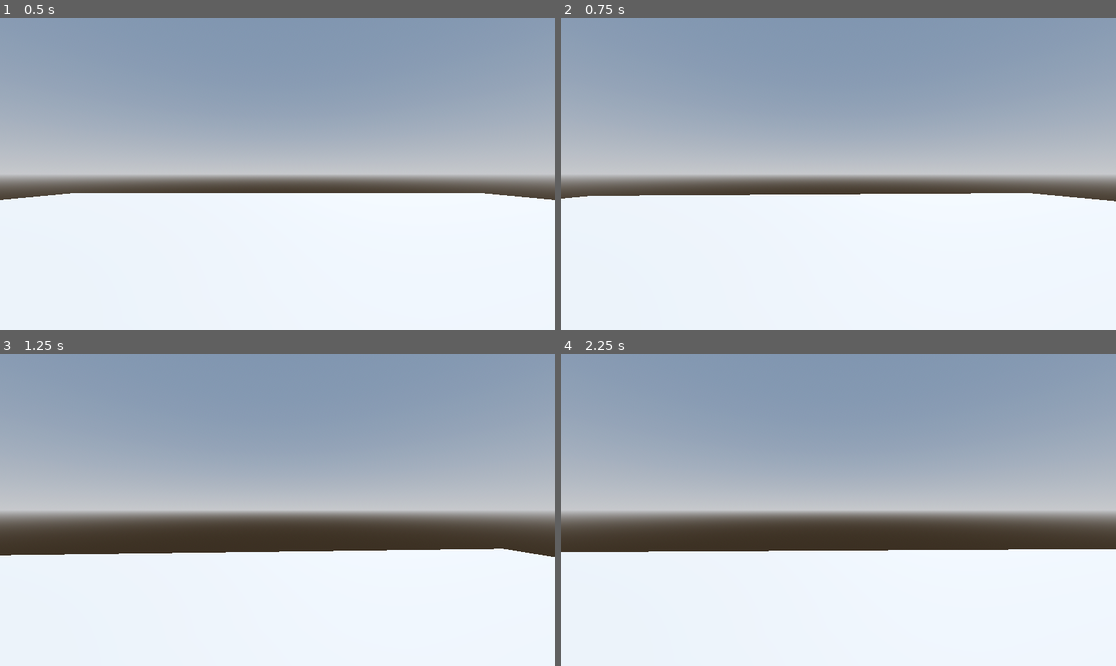
Above: before the commit, frames 1-4 (two rows, left to right).
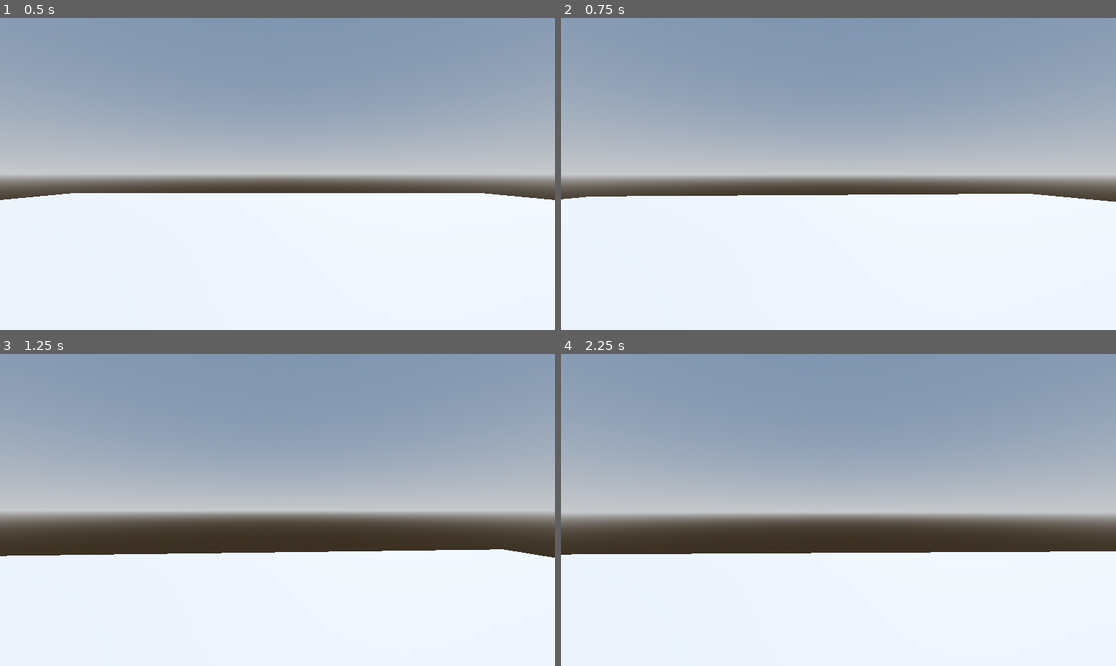
Above: after the commit, the same moments.

Repository: roryemagee1/myseum-two
Game: Godot game, scene res://Levels/over_world.tscn
Same seed, same stepped clock (60 frames per second), same inputs: the game is played once before the commit and once after it.
Inputs (mouse positions are in pixels of both pictures, inside the frame that each line leads up to):
- Up to frame 1 (0.5 s): no input
- Up to frame 2 (0.75 s): tap Enter at 0.5 s; move the mouse to (866, 174) at 0.52 s; hold W (move_forward) from 0.53 s (still down)
- Up to frame 3 (1.25 s): keep holding W (move_forward); tap Space (jump) at 0.77 s
- Up to frame 4 (2.25 s): keep holding W (move_forward); move the mouse to (810, 510) at 1.27 s; tap Space (jump) at 1.52 s; move the mouse to (849, 503) at 2.02 s

Frame 1 is identical in both runs. In frame 2, 0.2% of the frame differs, in the area x 0-100%, y 56-60%; in frame 3, 0.2%; in frame 4, 2.2%, in the area x 0-100%, y 50-65%.

Commit message:
Add Camera Pivot and rotation on y axis

Diff:
--- a/Player/player.gd
+++ b/Player/player.gd
@@ -6,6 +6,8 @@
 # Get the gravity from the project settings to be synced with RigidBody nodes.
 var gravity: float = ProjectSettings.get_setting("physics/3d/default_gravity")
 var mouse_motion := Vector2.ZERO
+
+@onready var camera_pivot: Node3D = $CameraPivot
 
 func _ready() -> void:
 	Input.mouse_mode = Input.MOUSE_MODE_CAPTURED
@@ -45,4 +47,10 @@
 
 func handle_camera_rotation() -> void:
 	rotate_y(mouse_motion.x)
+	camera_pivot.rotate_x(mouse_motion.y)
+	camera_pivot.rotation_degrees.x = clampf(
+		camera_pivot.rotation_degrees.x,
+		-90.0,
+		90.0
+	)
 	mouse_motion = Vector2.ZERO
--- a/Player/player.tscn
+++ b/Player/player.tscn
@@ -16,5 +16,8 @@
 [node name="CollisionShape3D" type="CollisionShape3D" parent="."]
 shape = SubResource("CapsuleShape3D_gbebr")
 
-[node name="Camera3D" type="Camera3D" parent="."]
+[node name="CameraPivot" type="Node3D" parent="."]
 transform = Transform3D(1, 0, 0, 0, 1, 0, 0, 0, 1, 2.08165e-12, 0.5, 2.08165e-12)
+
+[node name="Camera3D" type="Camera3D" parent="CameraPivot"]
+transform = Transform3D(1, 0, 0, 0, 1, 0, 0, 0, 1, 2.08165e-12, 2.08165e-12, 2.08165e-12)
